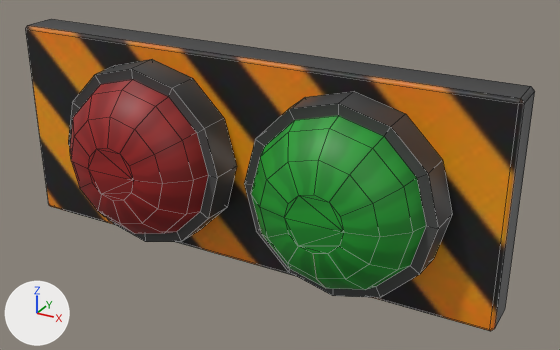
Two versions of the FBX model Junk Sort Master Prototype/Assets/3D/FBX/Conveyors/Main Bulbs.fbx, one commit apart.
Before and after are seen from a 50 mm camera at (1.93, -3.24, 1.52) aimed at (0.24, -0.17, -0.02). The axes (+X, +Y, +Z) are drawn at lower left. The lights are the same throughout. The first picture is the older version. Mesh edges are drawn as thin lines. Where no turn or scale is listed for an object, it has been applied to the vertices.

Objects in the first picture: 'Main Bulbs'.
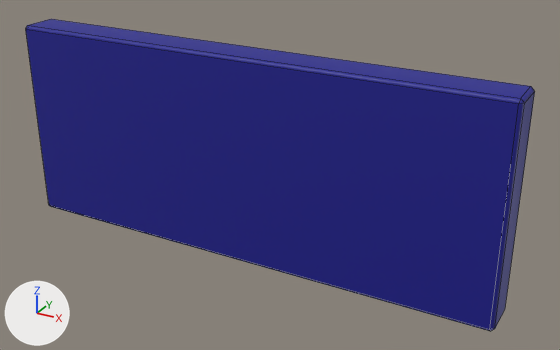
Pixel boxes (x1, y1, x2, y2) of what changed, in the pictures (560 x 350 px):
'Main Bulbs', surface changed, reshaped: (26, 19, 535, 331) in both
part 1 of me_cube_002, deleted (green): before (244, 91, 452, 298)
part 2 of me_cube_002, deleted (red): before (68, 59, 237, 242)

The change, as a diff of the scene's bpy script:
```diff
--- a/Junk Sort Master Prototype/Assets/3D/FBX/Conveyors/Main Bulbs.fbx.py
+++ b/Junk Sort Master Prototype/Assets/3D/FBX/Conveyors/Main Bulbs.fbx.py
@@ mat_factory_atlas @@
 mat_factory_atlas = principled_material('Factory Atlas')
-mat_factory_atlas.texture = img_factory_atlas_albedotransparency_jpg
+mat_factory_atlas.base_color = (0.0107, 0.0104, 0.271)  # blue #1b1a8e
@@ me_cube_002 @@
 # used by ob_main_bulbs; location = (0.0, 0.0, 0.0)
-me_cube_002.from_pydata(...)  # 188 vertices, 181 faces; spans x -1.36..1.36, y -0.59..0.0, z -0.56..0.56
+me_cube_002.from_pydata(...)  # 20 vertices, 17 faces; spans x -1.36..1.36, y -0.2..0.0, z -0.56..0.56
+# me_cube_002 part 1: the loose piece of 84 vertices spanning x 0.14..1.12, y -0.59..-0.2, z -0.49..0.48 is deleted
+# me_cube_002 part 2: the loose piece of 84 vertices spanning x -0.96..0.01, y -0.59..-0.2, z -0.49..0.48 is deleted
 me_cube_002.materials.append(mat_factory_atlas)
```
